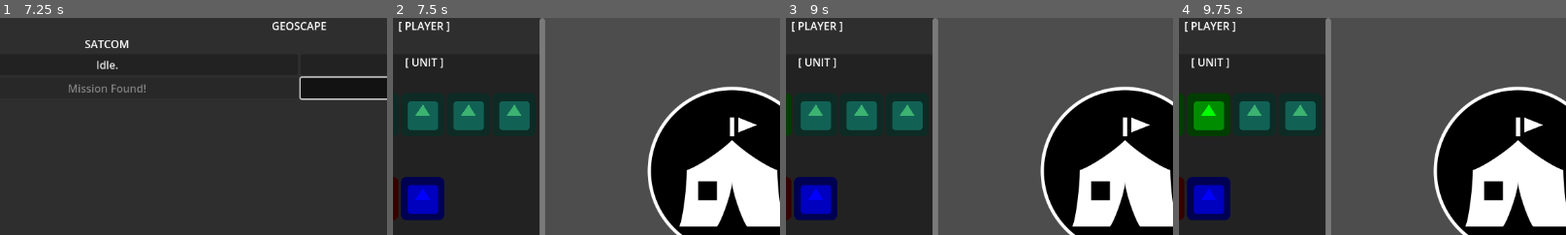
Above: before the commit, frames 1-4 (left to right).
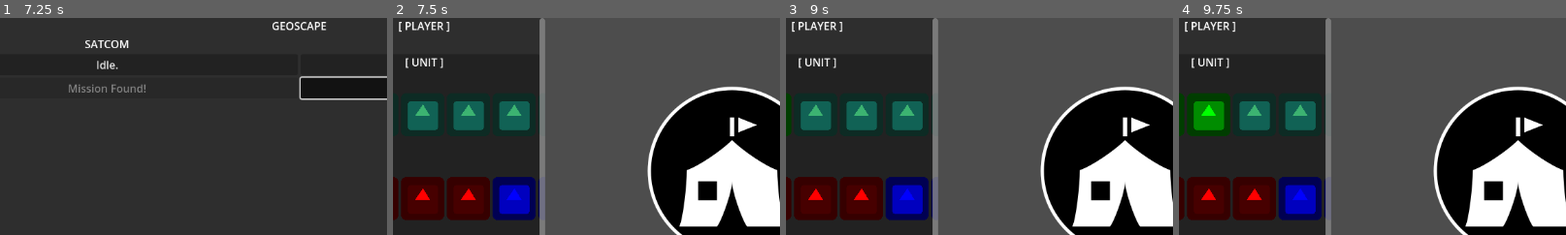
Above: after the commit, the same moments.

Repository: Shoes01/crying-suns-like
Game: Godot game, scene res://NewGame.tscn
Two runs of this game, one before a commit and one after it. Both use one fixed random seed, a clock stepped at 60 frames per second and the inputs below. The engine's default icon, where the game draws it, is replaced by a stand-in: a white triangle on a blue panel in a dark square.
Inputs (mouse positions are % of the whole screen's width and height, from its top left):
- Up to frame 1 (7.25 s): click "NEW GAME" at 0.5 s; click "Scan for new mission." at 1.25 s; click "Idle." at 2 s; click "Scan for new mission." at 2.75 s; click "Scanning..." at 3.5 s; click "Rest." at 4.25 s; click "Resting..." at 5 s; click "End Turn" at 5.75 s; click "Embark on new mission." at 6.5 s
- Up to frame 2 (7.5 s): click "CONFIRM: EMBARK ON MISSION?" at 7.25 s
- Up to frame 3 (9 s): tap Enter at 8 s; move the mouse to (3, 22) at 8.02 s; click (3, 22) at 8.17 s; tap Space at 8.75 s; move the mouse to (9, 22) at 8.77 s; click (9, 22) at 8.92 s
- Up to frame 4 (9.75 s): tap Enter at 9.5 s; move the mouse to (15, 22) at 9.52 s; click (15, 22) at 9.67 s
The pictures show only the part of the screen within x 11-61%, y 0-50%; the shares and areas given below are measured in that part.

Frame 1 is identical in both runs. In frame 2, 6.6% of the frame differs, in the area x 2-38%, y 73-94%; in frame 3, 6.6%; in frame 4, 6.6%.

Commit message:
MissionLogic can now start a proper encounter
The logic needed to end it is missing though.

Diff:
--- a/Battlescape.gd
+++ b/Battlescape.gd
@@ -33,4 +33,5 @@
 	tent.set_position(Vector2(500, 100))
 	tent.set_scale(Vector2(0.5, 0.5))
 	var callable = Callable(mission_logic, "_on_encounter_clicked")
-	tent.clicked.connect(callable.bind(tent))
+	var encounter_data = load("res://encounters/FirstEncounter.gd").new()
+	tent.clicked.connect(callable.bind(encounter_data))
--- a/Battlescape.tscn
+++ b/Battlescape.tscn
@@ -17,8 +17,10 @@
 
 [node name="MissionPanel" parent="." instance=ExtResource("3_l18pc")]
 visible = false
-offset_left = 600.0
-offset_right = 950.0
+top_level = true
+offset_left = 750.0
+offset_right = 1150.0
+offset_bottom = 650.0
 
 [node name="MissionLogic" type="Node" parent="."]
 script = ExtResource("4_ouejo")
--- a/MissionLogic.gd
+++ b/MissionLogic.gd
@@ -21,11 +21,15 @@
 var chosen_strategy : String = "none"
 
 
-func _on_encounter_clicked(encounter) -> void:
+func _on_encounter_clicked(encounter : Encounter) -> void:
+	var event := {}
 	if chosen_strategy == "none":
 		return
 	else:
-		print("PREPARE FOR COMBAT! The color is " + str(encounter.color))
+		print("Prepare encounter.")
+		event["begin_encounter"] = true
+		event["new_encounter"] = encounter
+		UI_updated.emit(event)
 
 
 func _on_strategy_chosen(value: String) -> void:
--- a/Player.gd
+++ b/Player.gd
@@ -1,10 +1,10 @@
 class_name Player
 extends Node
 
-var soldier_count = 5
+var soldier_count = 6
 var loot = 0
 
-var icons = {Icons.open_fire: 2, Icons.take_cover: 1}
+var icons = {Icons.open_fire: 4, Icons.take_cover: 4}
 var strategies = {Strategies.waiting: 1, Strategies.starter: 1}
 
 
--- a/UI/EncounterPanel.gd
+++ b/UI/EncounterPanel.gd
@@ -8,7 +8,6 @@
 
 func _ready() -> void:
 	print("ENCOUNTER PANEL ready.")
-	card.TEST()
 
 
 func update_encounter(event : Dictionary) -> void:
--- a/UI/EncounterPanel.tscn
+++ b/UI/EncounterPanel.tscn
@@ -14,6 +14,8 @@
 anchors_preset = 15
 anchor_right = 1.0
 anchor_bottom = 1.0
+grow_horizontal = 2
+grow_vertical = 2
 
 [node name="EncounterTitle" type="Label" parent="VBoxContainer"]
 offset_right = 350.0
--- a/UI/MissionPanel.gd
+++ b/UI/MissionPanel.gd
@@ -12,6 +12,8 @@
 	# Update mission-related UI.
 	if event.has("log_entry"):
 		_update_log(event["log_entry"])
+	if event.has("begin_encounter"):
+		set_visible(true)
 	# Update sub-mission UI.
 	encounter.update_encounter(event)
 
--- a/UI/MissionPanel.tscn
+++ b/UI/MissionPanel.tscn
@@ -12,6 +12,8 @@
 anchors_preset = 15
 anchor_right = 1.0
 anchor_bottom = 1.0
+grow_horizontal = 2
+grow_vertical = 2
 
 [node name="MissionTitle" type="Label" parent="VBoxContainer"]
 offset_right = 350.0
